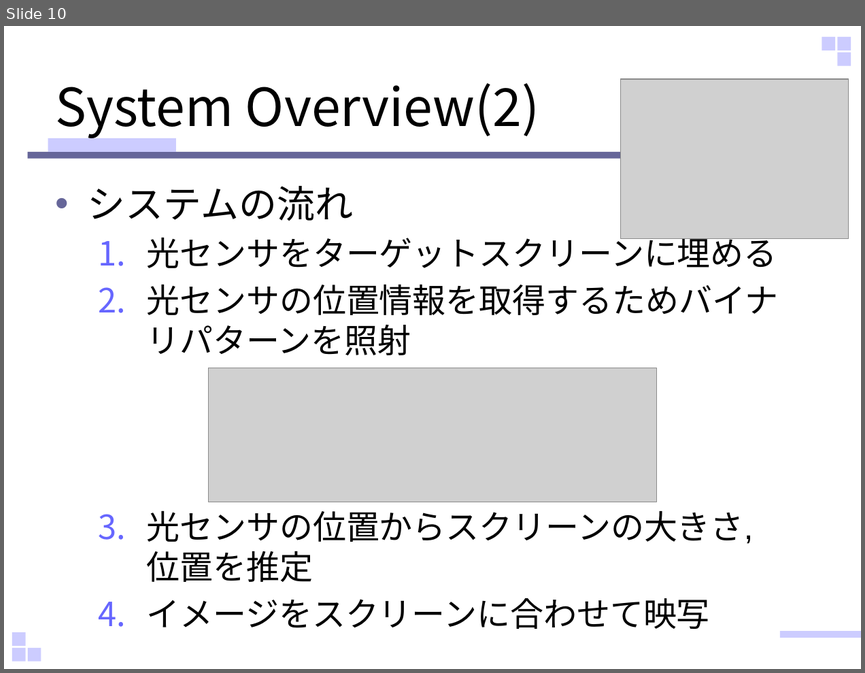
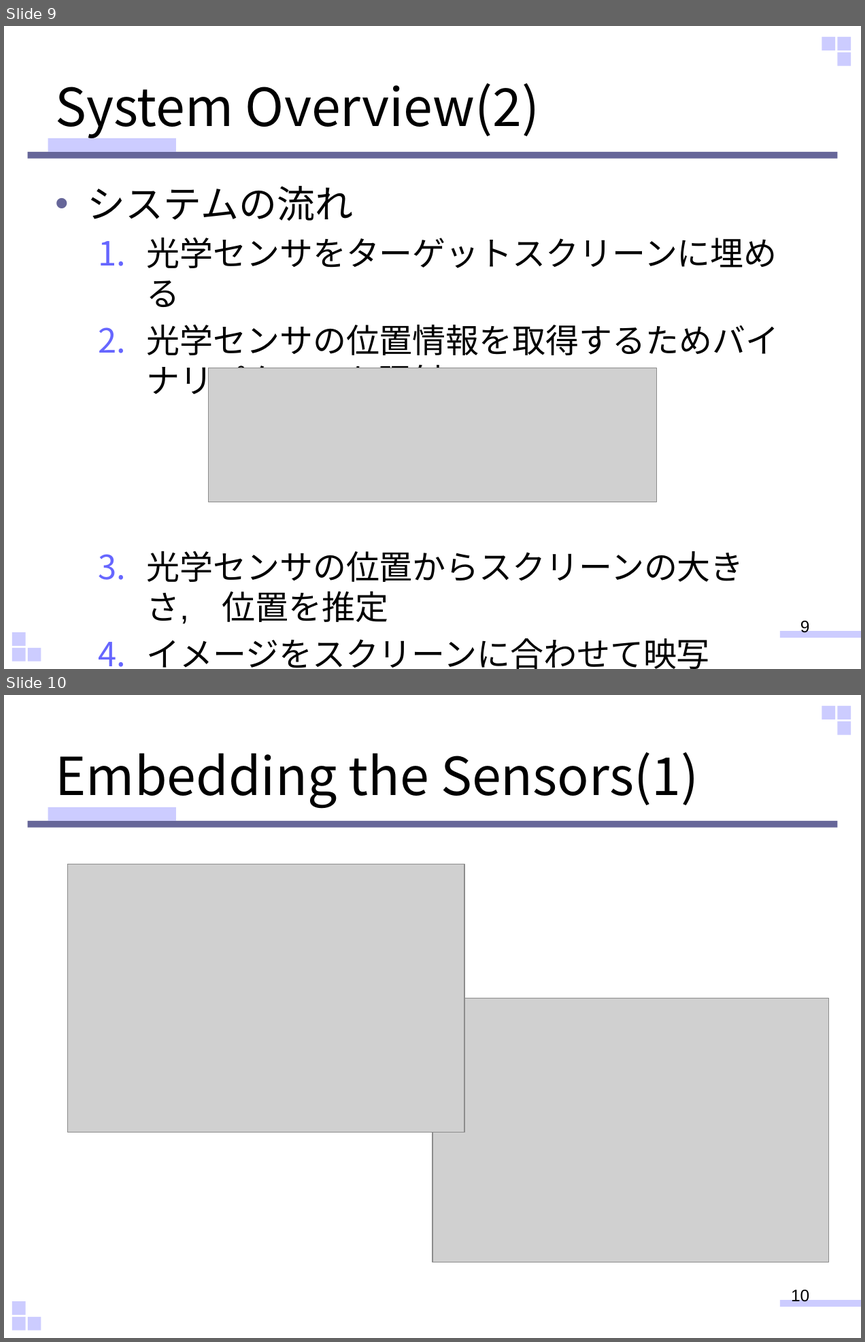
Before and after one commit to sho-hama/Human_Interface, a slide deck: HI_hamana.pptx. Shown one above the other, each under a label of ours: slide 10 before the commit, slides 9 and 10 after it. The pictures are 865x673 and 865x1342 pixels, drawn with LibreOffice and Linux fonts; fonts in the diff are those of the drawing; grey boxes stand for pictures. Boxes give left, top, right and bottom in pixels: in the first picture for what was removed or moved away, otherwise in the second. Text is boxed around its words. In the diff, an @@ line names an element or a change of style, - is before the commit and + after.

Commit message:
出典と光学センサの説明追加

```diff
--- a/HI_hamana.pptx
+++ b/HI_hamana.pptx
@@ slide 10 added at [4, 695, 861, 1338], background #FFFFFF; not listed: 9 template elements that a slide beside it also shows @@
@@ title added at [56, 752, 698, 808], 44 pt, text #000000 @@
+Embedding the Sensors(1)
@@ picture added at [68, 864, 465, 1132] @@
@@ picture added at [432, 998, 828, 1262] @@
@@ page number added at [791, 1289, 809, 1302], 14 pt, text #000000 @@
+10
@@ what was slide 10 is now slide 9 @@
@@ slide 9 changed as well @@
@@ picture removed at [621, 79, 849, 238] @@
@@ text at [146, 237, 779, 624]: text changed @@
-  1. 光センサをターゲットスクリーンに埋める
-  2. 光センサの位置情報を取得するためバイナリパターンを照射
-  3. 光センサの位置からスクリーンの大きさ, 位置を推定
+  1. 光学センサをターゲットスクリーンに埋める
+  2. 光学センサの位置情報を取得するためバイナリパターンを照射
+  3. 光学センサの位置からスクリーンの大きさ, 位置を推定
@@ page number added at [800, 618, 810, 633], 14 pt, text #000000 @@
+9
```
Also in this commit, not shown: 8 other slides changed, 2 other slides added, 1 slide removed.
